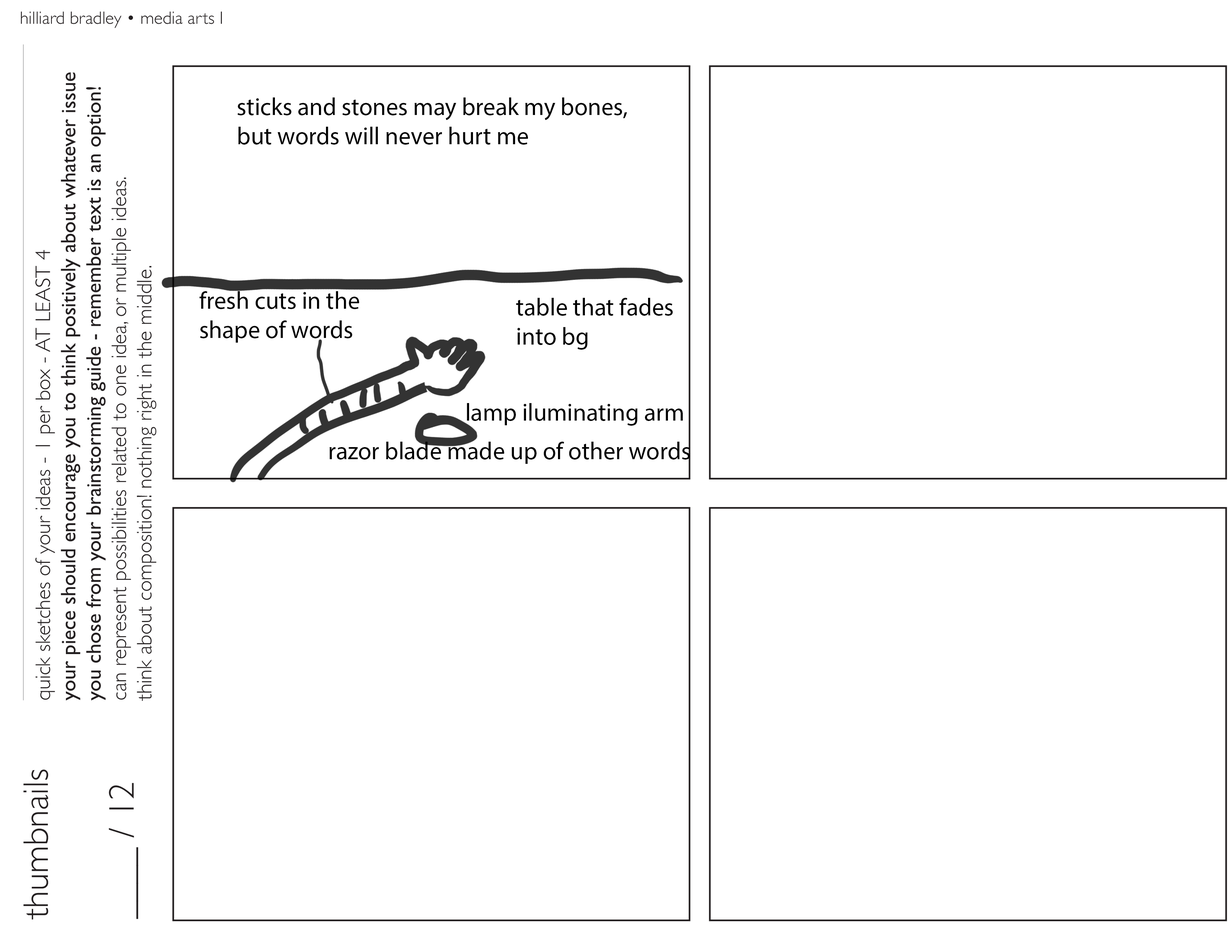
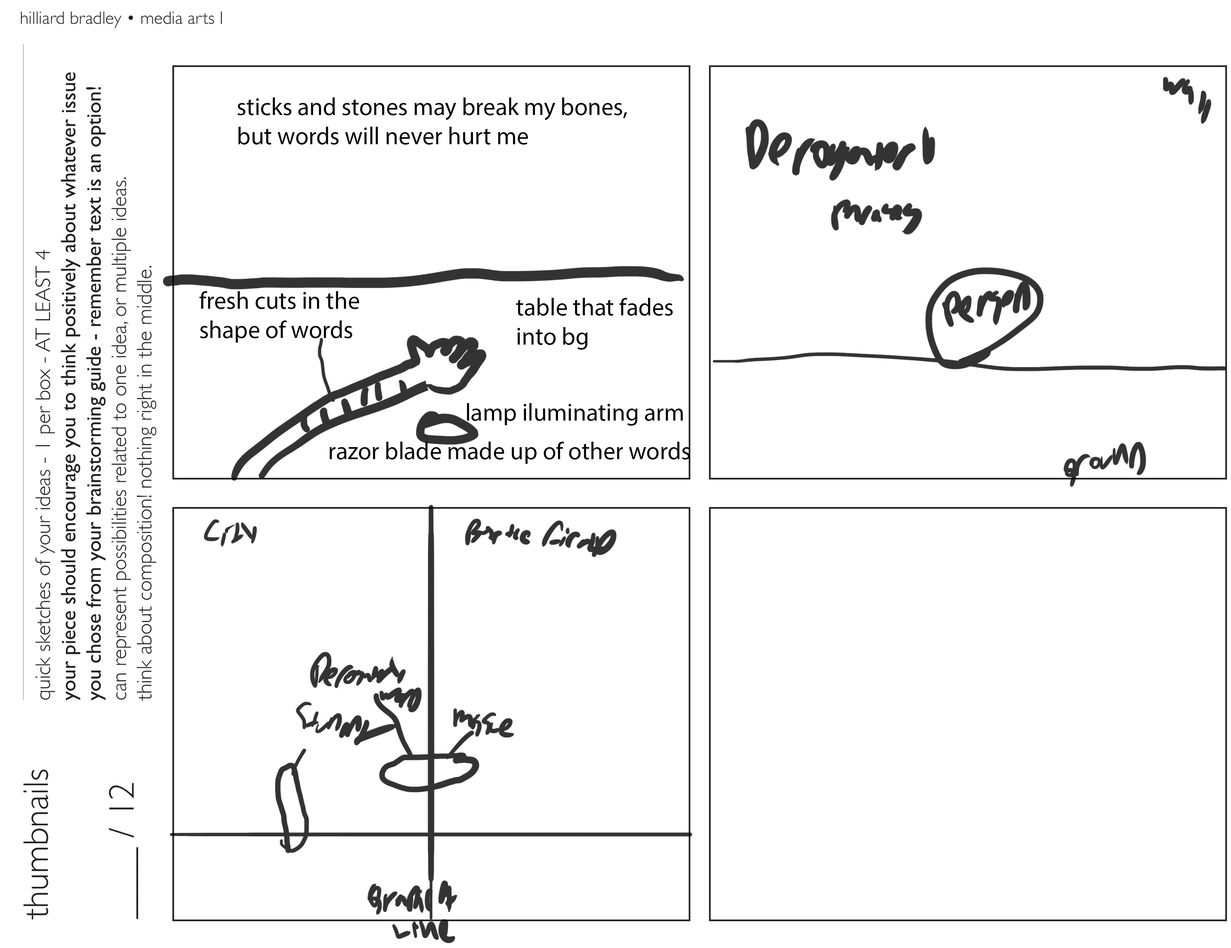
Layer changes from the first w=1231, h=948 image to the second:
painted on "Layer 3" over left=161, top=76, right=1227, bottom=944
